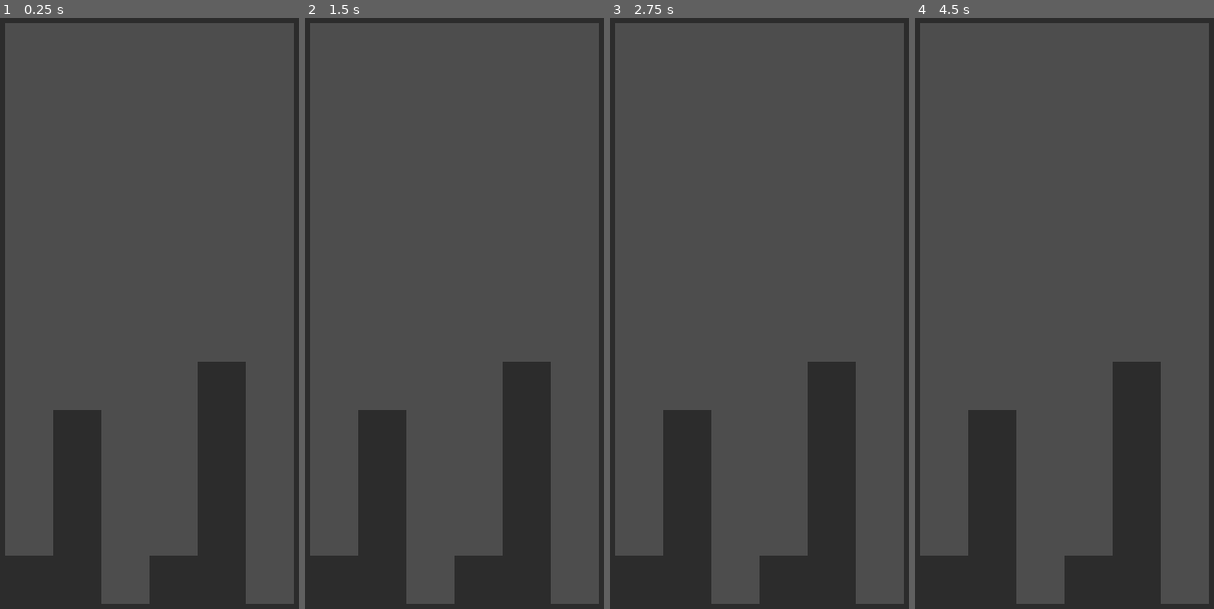
Above: before the commit, frames 1-4 (left to right).
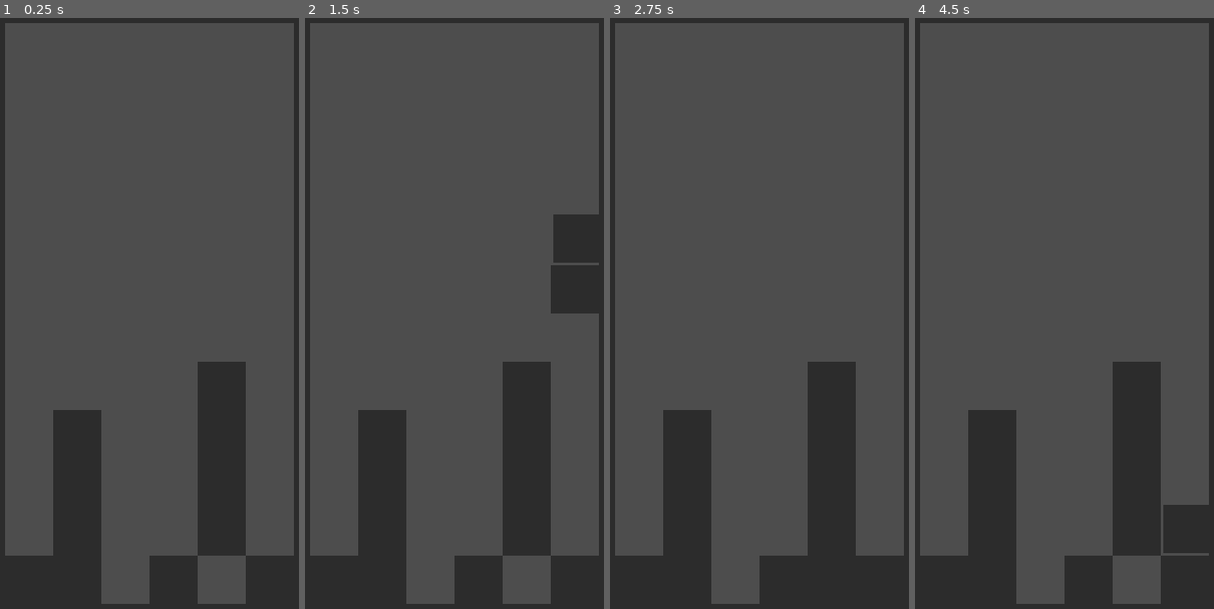
Above: after the commit, the same moments.

Repository: HyperGameDev/puyopuyolike
Game: Godot game, scene res://main_scene.tscn
Two runs of this game, one before a commit and one after it. Both use one fixed random seed, a clock stepped at 60 frames per second and the inputs below.
Inputs:
- Up to frame 1 (0.25 s): no input
- Up to frame 2 (1.5 s): tap Enter at 0.5 s; hold D (Right) 0.53-1.28 s; tap Z (Button 1) at 0.6 s; hold S (Down) from 1.28 s (still down); tap X (Button 2) at 1.35 s
- Up to frame 3 (2.75 s): tap Space at 2 s; release S (Down) at 2.03 s; hold D (Right) from 2.03 s (still down); tap Z (Button 1) at 2.1 s
- Up to frame 4 (4.5 s): tap Enter at 2.75, 4.25 s; tap X (Button 2) at 2.85, 4.35 s; tap Space at 3.5 s; release D (Right) at 3.53 s; hold Left (Left) from 3.53 s (still down); tap Z (Button 1) at 3.6 s

The runs differ from the first frame. In frame 1, 2.6% of the frame differs, in the area x 66-99%, y 90-100%; in frame 2, 5.2%, in the area x 66-99%, y 33-100%; in frame 3, 1.3%; in frame 4, 3.9%.

Commit message:
Movement improvement

Diff:
--- a/Components/component_movement.gd
+++ b/Components/component_movement.gd
@@ -10,11 +10,16 @@
 const FALL_SPEED: float = .4
 var falling: bool = true
 
+var walled_state: walled_states
+enum walled_states {NEITHER,LEFT,RIGHT}
+
 const MOVE_SPEED_HORIZ: float = 1.
 const BUTTON_HOLD_DELAY: float = .1
 var moving_left: bool = false
 var moving_right: bool = false
 var moving_down: bool = false
+
+var downward_movement_allowed: bool = true
 
 const MOVE_SPEED_ROTATE: float = .3
 var rotate_position: rotate_positions
@@ -42,10 +47,21 @@
 	timer.timeout.connect(_on_timeout)
 	timer.start(.5)
 
+	%Area_Main.area_entered.connect(_on_area_main_entered)
+	%Area_Main.area_exited.connect(_on_area_main_exited)
+
+	%Area_Bottom.area_entered.connect(_on_area_bottom_entered)
+
 func _input(event) -> void:
 	if(event is InputEventKey and event.is_pressed()): #Ensure a key is pressed
 		rotational_movement()
 		directional_movement()
+
+func _on_timeout():
+	if falling:
+		object.position.y -= FALL_SPEED
+	else:
+		timer.stop()
 
 func rotational_movement() -> void:
 	get_current_bottom_piece_pos()
@@ -85,74 +101,60 @@
 	rotate_position = new_position
 
 func directional_movement() -> void:
-	print("moving a direction")
-	if(Input.is_action_pressed("Left") and not moving_left):
-		moving_left=true
-		while(true):
-			if(not Input.is_action_pressed("Left")):break
-			object.position.x -= MOVE_SPEED_HORIZ
-			await get_tree().create_timer(BUTTON_HOLD_DELAY).timeout
-		moving_left=false
+	if falling:
+		if not walled_state == walled_states.LEFT:
+			if(Input.is_action_pressed("Left") and not moving_left):
+				moving_left=true
+				while(true):
+					if(not Input.is_action_pressed("Left") or walled_state == walled_states.LEFT or not downward_movement_allowed):break
+					object.position.x -= MOVE_SPEED_HORIZ
+					await get_tree().create_timer(BUTTON_HOLD_DELAY).timeout
+				moving_left=false
 
-	if(Input.is_action_pressed("Right") and not moving_right):
-		moving_right=true
-		while(true):
-			if(not Input.is_action_pressed("Right")):break
-			object.position.x += MOVE_SPEED_HORIZ
-			await get_tree().create_timer(BUTTON_HOLD_DELAY).timeout
-		moving_right=false
+		if not walled_state == walled_states.RIGHT:
+			if(Input.is_action_pressed("Right") and not moving_right):
+				moving_right=true
+				while(true):
+					if(not Input.is_action_pressed("Right") or walled_state == walled_states.RIGHT or not downward_movement_allowed):break
+					object.position.x += MOVE_SPEED_HORIZ
+					await get_tree().create_timer(BUTTON_HOLD_DELAY).timeout
+				moving_right=false
 
-	if(Input.is_action_pressed("Down") and not moving_down):
-		print("moving down")
-		moving_down = true
-		while(true):
-			if(not Input.is_action_pressed("Down")): break
+		if(Input.is_action_pressed("Down") and not moving_down) and downward_movement_allowed:
+			moving_down = true
+			while(true):
+				if(not Input.is_action_pressed("Down") or not falling or not downward_movement_allowed): break
 
-			var downward_fall_speed: float = object.position.y - FALL_SPEED * 10
-			var tween: Tween = %DownwardTweens.create_tween()
-			tween.set_ease(Tween.EASE_OUT)
-			tween.tween_property(object, "position:y", downward_fall_speed, .1)
+				object.position.y -= FALL_SPEED
+				#var tween: Tween = %DownwardTweens.create_tween()
+				#tween.set_ease(Tween.EASE_OUT)
+				#tween.tween_property(object, "position:y", downward_fall_speed, .1)
 
-			await get_tree().create_timer(BUTTON_HOLD_DELAY).timeout
-		moving_down = false
+				await get_tree().create_timer(BUTTON_HOLD_DELAY/25).timeout
+			moving_down = false
 
-func _on_timeout():
-	if falling:
-		object.position.y -= FALL_SPEED
-	else:
-		timer.stop()
 
-enum walled_state {NEITHER,LEFT,RIGHT}
+func _on_area_main_entered(area) -> void:
+	match area.name:
+		"Ground":
+			falling = false
+		"Wall_L":
+			walled_state = walled_states.LEFT
+		"Wall_R":
+			walled_state = walled_states.RIGHT
+		_:
+			pass
 
-func _process(_delta: float) -> void:
-	if is_on_floor():
-		#grounded.emit()
-		pass
+func _on_area_main_exited(area) -> void:
+	match area.name:
+		"Wall_L":
+			walled_state = walled_states.NEITHER
+		"Wall_R":
+			walled_state = walled_states.NEITHER
+		_:
+			pass
 
-	check_sides()
-
-func check_sides() -> void:
-	#match has_piece_nearby():
-
-	#match detected_walled_state():
-		#walled_state.NEITHER:
-			#unblocked_left.emit(true)
-			#unblocked_right.emit(true)
-		#walled_state.LEFT:
-			#blocked_left.emit(true)
-			#unblocked_right.emit(true)
-		#walled_state.RIGHT:
-			#blocked_right.emit(true)
-			#unblocked_left.emit(true)
-	pass
-
-func is_on_floor() -> bool:
-	return is_equal_approx(position.y,Globals.GROUND_POS)
-
-func detected_walled_state() -> walled_state:
-	if is_equal_approx(position.x,Globals.WALL_L_POS):
-		return walled_state.LEFT
-	elif is_equal_approx(position.x,Globals.WALL_R_POS):
-		return walled_state.RIGHT
-	else:
-		return walled_state.NEITHER
+func _on_area_bottom_entered(area) -> void:
+	if area.name == "Ground":
+		print("you are setting it up correctly")
+		downward_movement_allowed = false
--- a/Components/component_movement.tscn
+++ b/Components/component_movement.tscn
@@ -1,18 +1,29 @@
-[gd_scene load_steps=3 format=3 uid="uid://dvx0vpgdq47ba"]
+[gd_scene load_steps=4 format=3 uid="uid://dvx0vpgdq47ba"]
 
 [ext_resource type="Script" uid="uid://07xoso5ixu4o" path="res://Components/component_movement.gd" id="1_q1yae"]
 
 [sub_resource type="BoxShape3D" id="BoxShape3D_ja4lf"]
+
+[sub_resource type="BoxShape3D" id="BoxShape3D_q0lp6"]
+size = Vector3(1, 1.4, 1)
 
 [node name="Component_Movement" type="Node3D"]
 script = ExtResource("1_q1yae")
 
 [node name="Timer" type="Timer" parent="."]
 
-[node name="Area3D" type="Area3D" parent="."]
+[node name="Area_Main" type="Area3D" parent="."]
+unique_name_in_owner = true
 
-[node name="CollisionShape3D" type="CollisionShape3D" parent="Area3D"]
+[node name="CollisionShape3D" type="CollisionShape3D" parent="Area_Main"]
 shape = SubResource("BoxShape3D_ja4lf")
+
+[node name="Area_Bottom" type="Area3D" parent="."]
+unique_name_in_owner = true
+
+[node name="CollisionShape3D" type="CollisionShape3D" parent="Area_Bottom"]
+transform = Transform3D(1, 0, 0, 0, 1, 0, 0, 0, 1, 0, -0.2, 0)
+shape = SubResource("BoxShape3D_q0lp6")
 
 [node name="RotationTweens" type="Node3D" parent="."]
 unique_name_in_owner = true
--- a/main_scene.tscn
+++ b/main_scene.tscn
@@ -20,6 +20,8 @@
 [sub_resource type="BoxMesh" id="BoxMesh_8mm7a"]
 size = Vector3(6, 1, 1)
 
+[sub_resource type="WorldBoundaryShape3D" id="WorldBoundaryShape3D_2c62f"]
+
 [sub_resource type="BoxMesh" id="BoxMesh_hq1ik"]
 size = Vector3(1, 14, 1)
 
@@ -31,7 +33,7 @@
 transform = Transform3D(1, 0, 0, 0, 1, 0, 0, 0, 1, 3.3, 0, 0)
 
 [node name="Node_Piece2" parent="Grid" instance=ExtResource("2_2c62f")]
-transform = Transform3D(1, 0, 0, 0, 1, 0, 0, 0, 1, 5, 1, 0)
+transform = Transform3D(1, 0, 0, 0, 1, 0, 0, 0, 1, 6, 1, 0)
 fallen = true
 piece_type = 2
 
@@ -109,12 +111,39 @@
 mesh = SubResource("BoxMesh_8mm7a")
 skeleton = NodePath("")
 
+[node name="Ground" type="Area3D" parent="Box/Mesh_Ground"]
+unique_name_in_owner = true
+transform = Transform3D(1, 0, 0, 0, 1, 0, 0, 0, 1, 0, 13, 0)
+collision_mask = 0
+
+[node name="CollisionShape3D" type="CollisionShape3D" parent="Box/Mesh_Ground/Ground"]
+transform = Transform3D(1, 0, 0, 0, 1, 0, 0, 0, 1, 0, -12.4, 0)
+shape = SubResource("WorldBoundaryShape3D_2c62f")
+
 [node name="Mesh_Wall_L" type="MeshInstance3D" parent="Box"]
 transform = Transform3D(-1, 8.74228e-08, 0, -8.74228e-08, -1, 0, 0, 0, 1, 3.5, 6.5, 0)
 mesh = SubResource("BoxMesh_hq1ik")
 skeleton = NodePath("")
 
+[node name="Wall_L" type="Area3D" parent="Box/Mesh_Wall_L"]
+unique_name_in_owner = true
+transform = Transform3D(-1, -1.50996e-07, 0, 1.50996e-07, -1, 0, 0, 0, 1, 3.4, -6.5, 0)
+collision_mask = 0
+
+[node name="CollisionShape3D" type="CollisionShape3D" parent="Box/Mesh_Wall_L/Wall_L"]
+transform = Transform3D(-4.37114e-08, 1, 0, -1, -4.37114e-08, 0, 0, 0, 1, -3, -6.5, 0)
+shape = SubResource("WorldBoundaryShape3D_2c62f")
+
 [node name="Mesh_Wall_R" type="MeshInstance3D" parent="Box"]
 transform = Transform3D(-1, 8.74228e-08, 0, -8.74228e-08, -1, 0, 0, 0, 1, -3.5, 6.5, 0)
 mesh = SubResource("BoxMesh_hq1ik")
 skeleton = NodePath("")
+
+[node name="Wall_R" type="Area3D" parent="Box/Mesh_Wall_R"]
+unique_name_in_owner = true
+transform = Transform3D(-1, -8.74228e-08, 0, 8.74228e-08, -1, 0, 0, 0, 1, -3.4, -6.5, 0)
+collision_mask = 0
+
+[node name="CollisionShape3D" type="CollisionShape3D" parent="Box/Mesh_Wall_R/Wall_R"]
+transform = Transform3D(1.31134e-07, -1, 0, 1, 1.31134e-07, 0, 0, 0, 1, 3, -6.5, 0)
+shape = SubResource("WorldBoundaryShape3D_2c62f")
Not shown: 1 places in main_scene.tscn that only renumber resources
